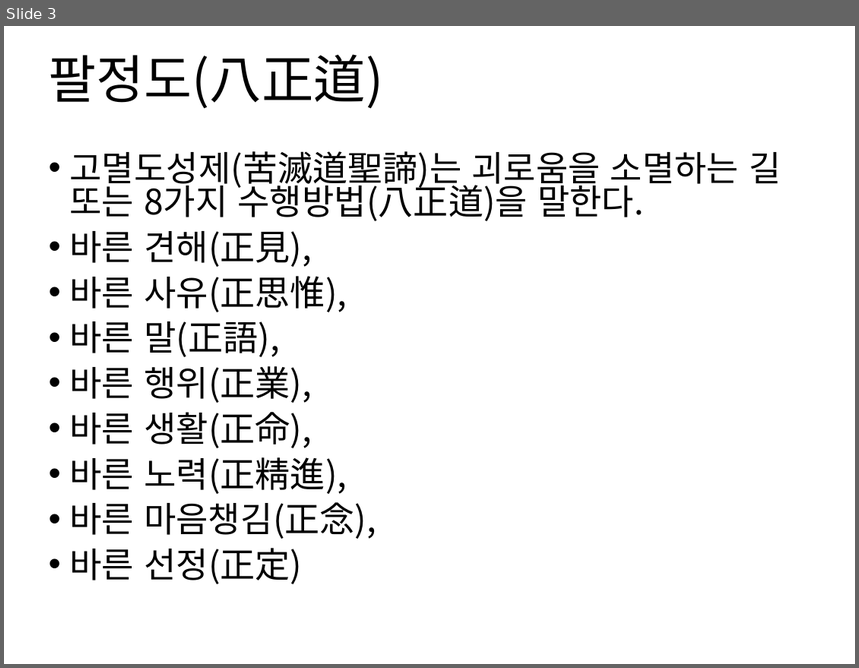
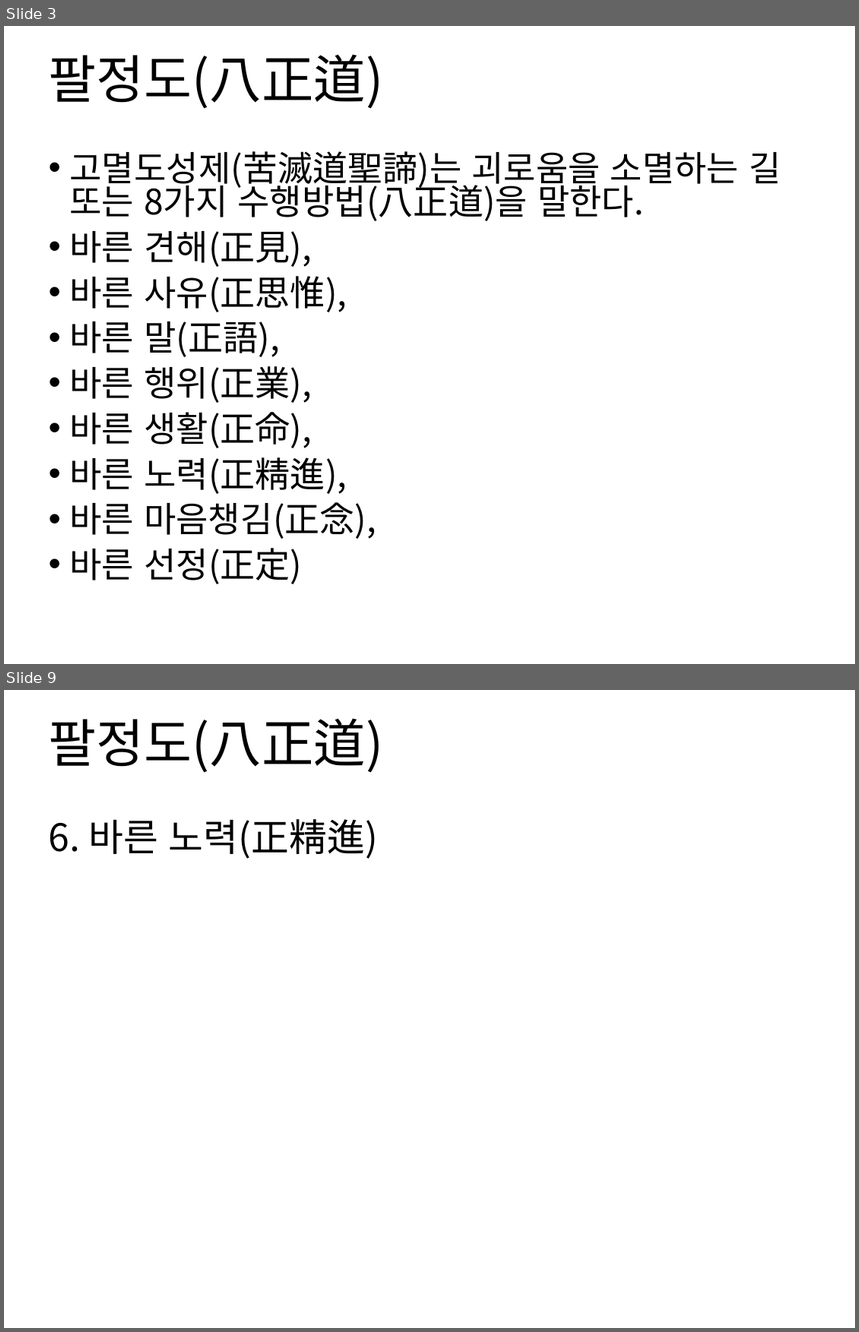
Before and after one commit to kimdaehee5609/FourNobleTruths, a slide deck: DOC/사성제.pptx. Shown one above the other, each under a label of ours: slide 3 before the commit, slides 3 and 9 after it; the slides between them are not shown. The pictures are 859x668 and 859x1332 pixels, drawn with LibreOffice and Linux fonts; fonts in the diff are those of the drawing. Boxes give left, top, right and bottom in pixels: in the first picture for what was removed or moved away, otherwise in the second. Text is boxed around its words. In the diff, an @@ line names an element or a change of style, - is before the commit and + after.

Commit message:
2022.07.31.일  팔정도 작성

```diff
--- a/DOC/사성제.pptx
+++ b/DOC/사성제.pptx
@@ slide 9 added at [4, 690, 855, 1328], background #FFFFFF @@
@@ title added at [49, 718, 384, 773], 44 pt, text #000000 @@
+팔정도(八正道)
@@ text added at [49, 819, 378, 859], 32 pt, text #000000 @@
+6. 바른 노력(正精進)
```
Also in this commit, not shown: 7 other slides added, 2 other files.
